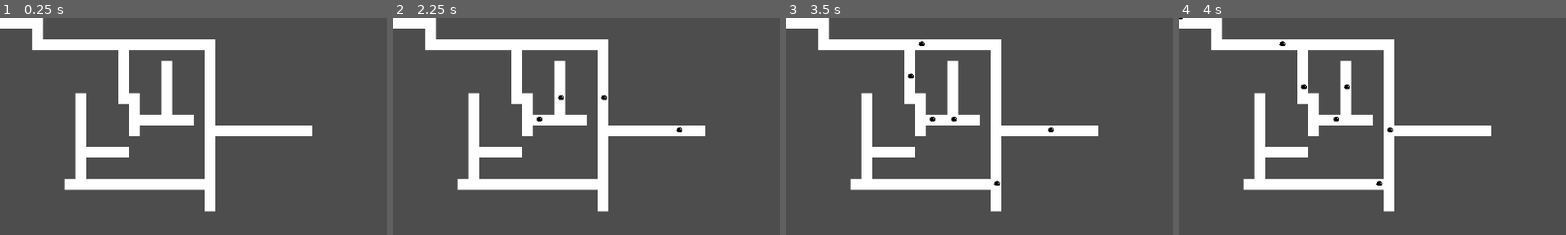
Above: before the commit, frames 1-4 (left to right).
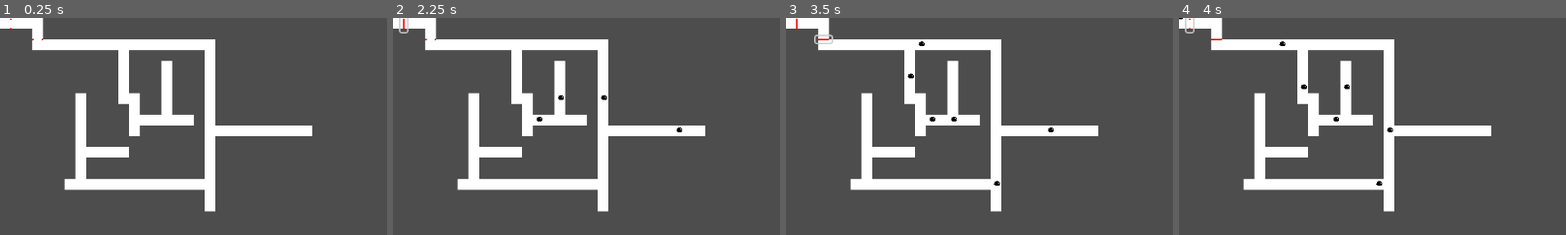
Above: after the commit, the same moments.

Repository: library-rat/Jam
Game: Godot game, scene res://main.tscn
Same seed, same stepped clock (60 frames per second), same inputs: the game is played once before the commit and once after it. Before the commit the project has no main scene; this scene is started directly in both runs.
Inputs (mouse positions are % of the whole screen's width and height, from its top left):
- Up to frame 1 (0.25 s): no input
- Up to frame 2 (2.25 s): click (1, 1) at 0.52 s; click (5, 5) at 1.27 s; click (1, 1) at 2.02 s
- Up to frame 3 (3.5 s): click (5, 5) at 2.77 s
- Up to frame 4 (4 s): click (1, 1) at 3.52 s
The pictures show only the part of the screen within x 0-50%, y 0-50%; the shares and areas given below are measured in that part.

The runs differ from the first frame. In frame 1, less than 0.1% of the frame differs, in the area x 2-12%, y 0-11%; in frame 2, 0.1%; in frame 3, 0.1%, in the area x 2-13%, y 0-13%; in frame 4, 0.1%.

Commit message:
door cell ok

Diff:
--- a/Astronaut.gd
+++ b/Astronaut.gd
@@ -26,7 +26,6 @@
 
 
 func move():
-	print("hello")
 	var choice = mainscene.choices_intersection(cell)
 	if choice.size() == 1 :
 		update_cell(cell + choice[0])
--- a/Door.gd
+++ b/Door.gd
@@ -1,4 +1,4 @@
-extends Area2D
+extends Button
 
 
 @onready var open_door = preload("res://Door_open.png")
@@ -6,10 +6,31 @@
 var cell1 : Vector2i
 var cell2 : Vector2i
 var main : Main
+@export var open :bool
 
 func init(new_main : Main):
+	main = new_main
+	cell1 = main.pos_to_grid($Side1.get_global_position())
+	cell2 = main.pos_to_grid($Side2.get_global_position())
+	print(cell1)
+	print(cell2)
 
+
+func opening():
+	open = true;
+	self.icon = open_door
+
+func closing():
+	open = false
+	self.icon = close_door
 
 # Called every frame. 'delta' is the elapsed time since the previous frame.
 func _process(delta):
 	pass
+
+
+func _on_button_down():
+	if open :
+		closing()
+	else :
+		opening()
--- a/door.tscn
+++ b/door.tscn
@@ -18,3 +18,5 @@
 
 [node name="Side2" type="Node2D" parent="."]
 position = Vector2(0, 12)
+
+[connection signal="button_down" from="." to="." method="_on_button_down"]
--- a/main.tscn
+++ b/main.tscn
@@ -1,8 +1,9 @@
-[gd_scene load_steps=7 format=3 uid="uid://dega6fqjx65tq"]
+[gd_scene load_steps=8 format=3 uid="uid://dega6fqjx65tq"]
 
 [ext_resource type="Texture2D" uid="uid://cpv1j4nfd8ren" path="res://Tile.png" id="1_db1yw"]
 [ext_resource type="Script" path="res://main.gd" id="1_t305n"]
 [ext_resource type="PackedScene" uid="uid://cdvq5a3nqammn" path="res://astronaute_spawner.tscn" id="3_7xqw4"]
+[ext_resource type="PackedScene" uid="uid://3rr080ughri6" path="res://door.tscn" id="4_kwyxm"]
 
 [sub_resource type="TileSetAtlasSource" id="TileSetAtlasSource_fk6ba"]
 texture = ExtResource("1_db1yw")
@@ -42,6 +43,19 @@
 
 [node name="DoorManager" type="Node2D" parent="."]
 
+[node name="Door" parent="DoorManager" instance=ExtResource("4_kwyxm")]
+offset_left = 11.0
+offset_top = -3.0
+offset_right = 21.0
+offset_bottom = 21.0
+
+[node name="Door2" parent="DoorManager" instance=ExtResource("4_kwyxm")]
+offset_left = 68.0
+offset_top = 27.0
+offset_right = 78.0
+offset_bottom = 51.0
+rotation = 1.5708
+
 [node name="ColorRect" type="ColorRect" parent="."]
 visible = false
 custom_minimum_size = Vector2(1150, 650)
--- a/project.godot
+++ b/project.godot
@@ -11,6 +11,7 @@
 [application]
 
 config/name="Jam"
+run/main_scene="res://main.tscn"
 config/features=PackedStringArray("4.0", "Forward Plus")
 config/icon="res://icon.svg"
 
